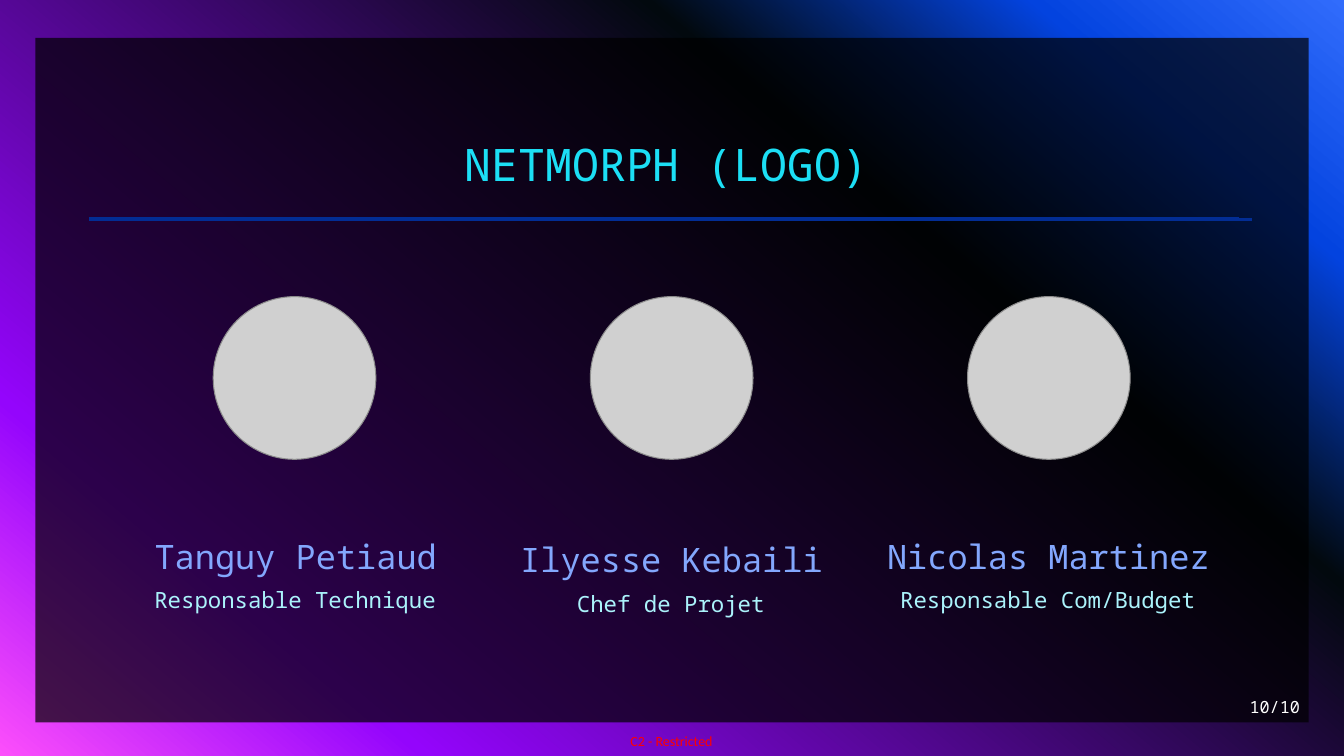
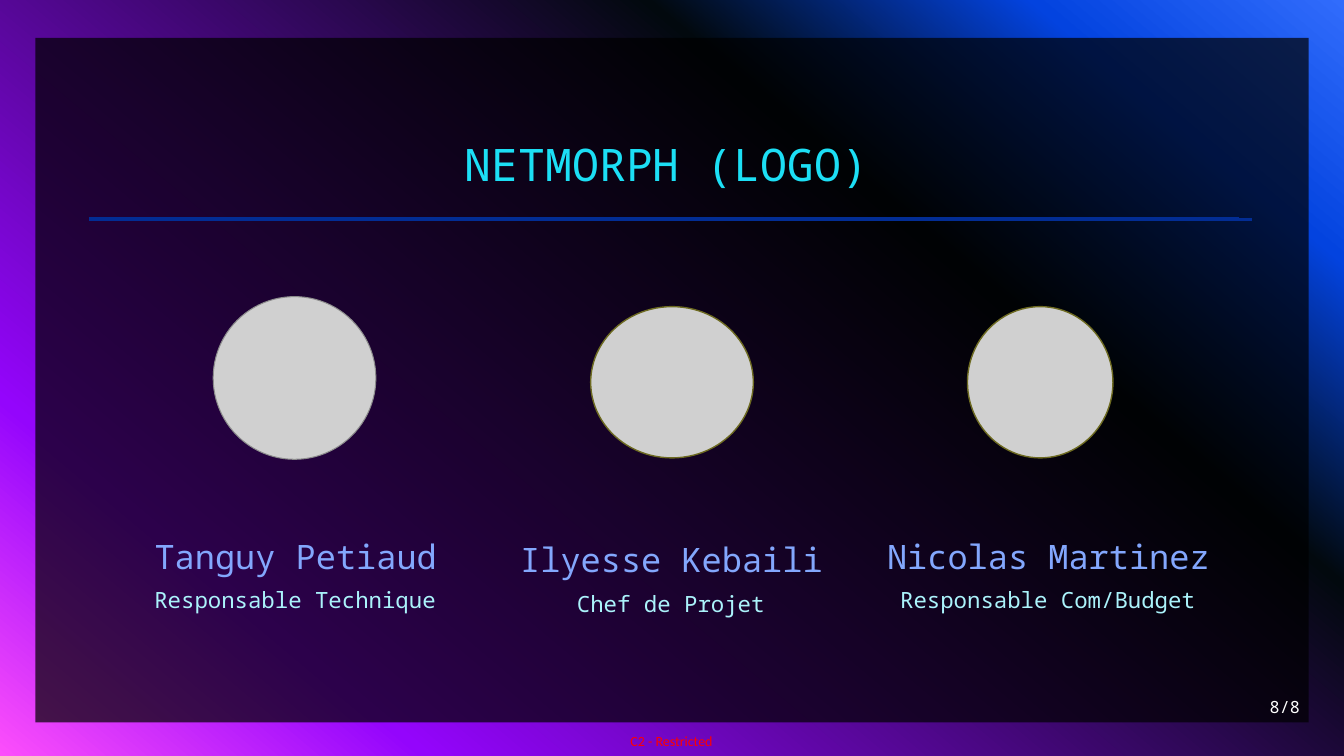
Before and after one commit to TanguyPetiaud/PTUT, a slide deck: slide 8 of Présentations/PRÉSENTATION.pptx (slide 10 before the commit). Drawn at 1344x756 pixels with LibreOffice and Linux fonts; fonts in the diff are those of the drawing; grey boxes stand for pictures. Boxes give left, top, right and bottom in pixels: in the first picture for what was removed or moved away, otherwise in the second. Text is boxed around its words. In the diff, an @@ line names an element or a change of style, - is before the commit and + after.

```diff
--- a/Présentations/PRÉSENTATION.pptx
+++ b/Présentations/PRÉSENTATION.pptx
@@ picture resized from (x1=591, y1=296, x2=753, y2=459) to (x1=591, y1=307, x2=753, y2=458) @@
@@ picture resized from (x1=968, y1=296, x2=1130, y2=459) to (x1=968, y1=307, x2=1113, y2=458) @@
@@ page number at (x1=1270, y1=701, x2=1300, y2=713): text changed @@
-10/10
+8/8
```
Also in this commit, not shown: 2 other slides changed, 1 slide added, 3 slides removed.
